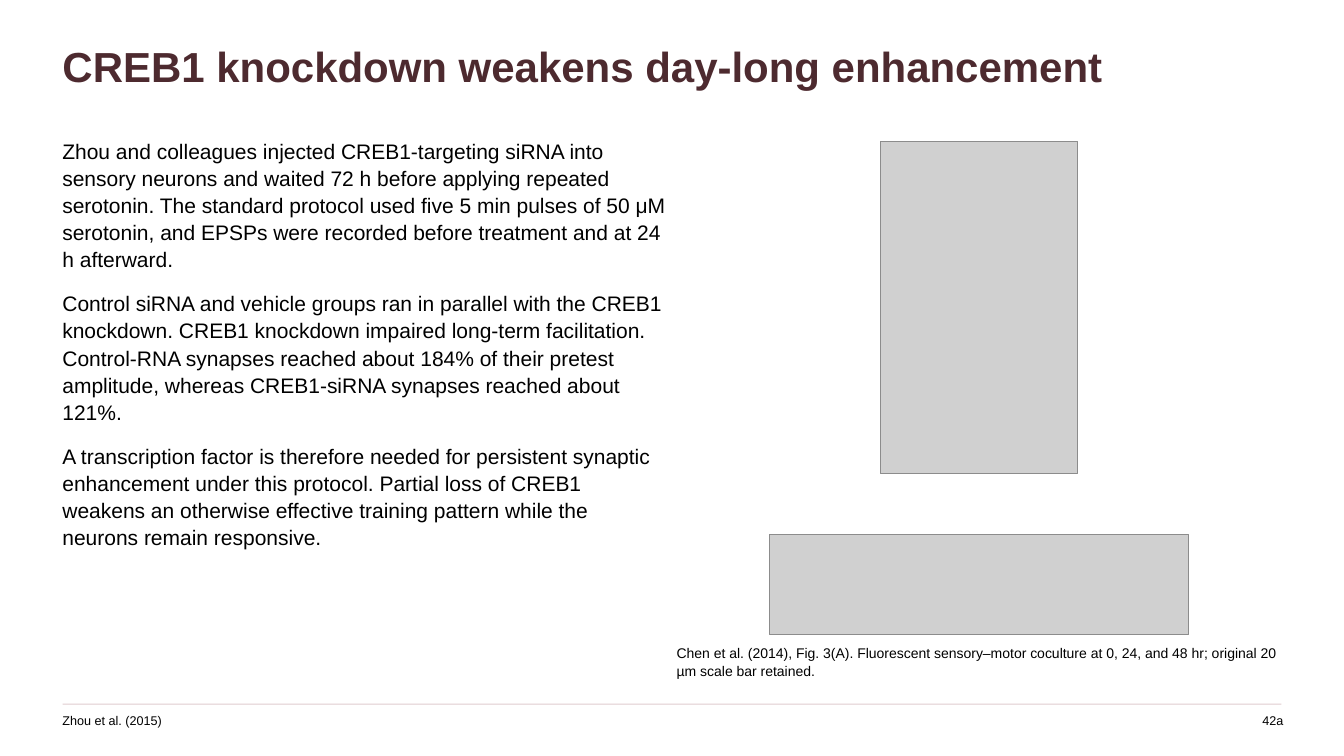
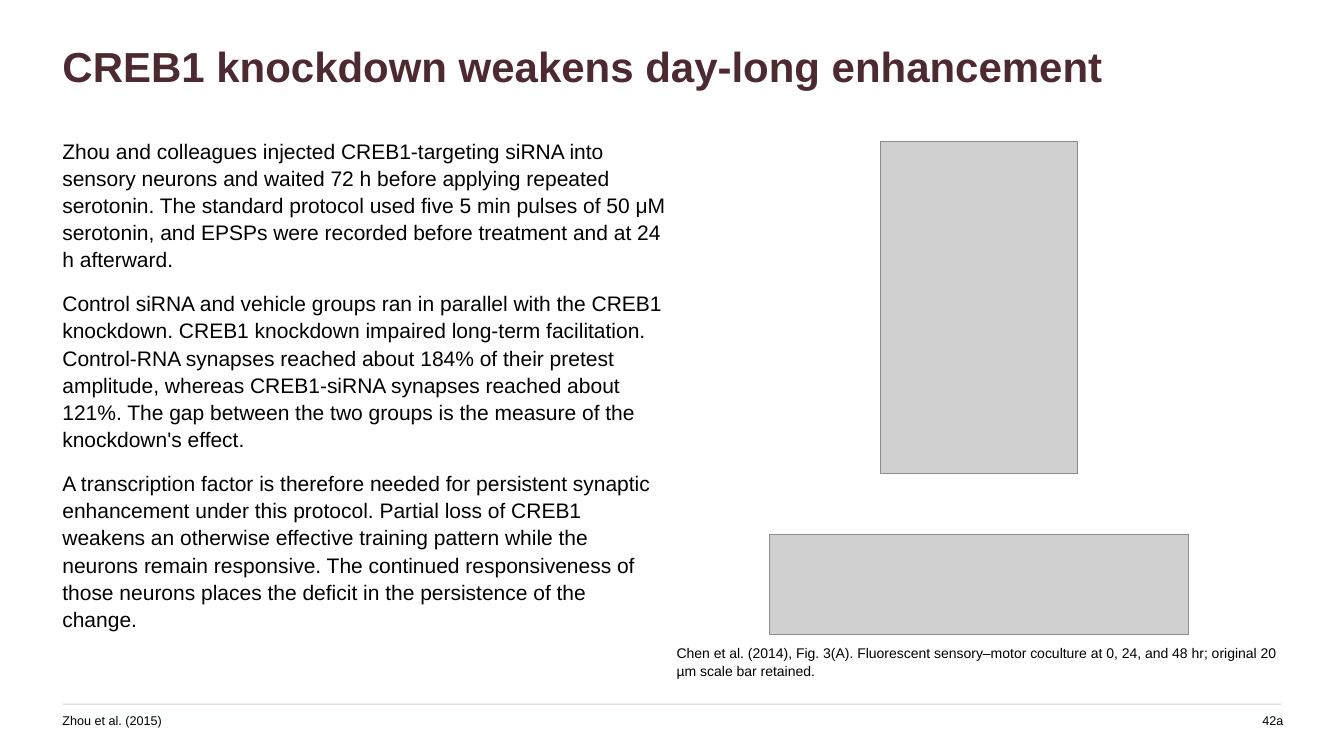
Before and after one commit to jordanxxlopez/NEUROETHOLOGY, a slide deck: slide 56 of scaffolded/Neuroethology_Lecture36_FA2026_SCAFFOLDED.pptx. Drawn at 1344x756 pixels with LibreOffice and Linux fonts; fonts in the diff are those of the drawing; grey boxes stand for pictures. Boxes give left, top, right and bottom in pixels: in the first picture for what was removed or moved away, otherwise in the second. Text is boxed around its words. In the diff, an @@ line names an element or a change of style, - is before the commit and + after.

```diff
--- a/scaffolded/Neuroethology_Lecture36_FA2026_SCAFFOLDED.pptx
+++ b/scaffolded/Neuroethology_Lecture36_FA2026_SCAFFOLDED.pptx
@@ text at [62,295,662,632]: text changed @@
-Control siRNA and vehicle groups ran in parallel with the CREB1 knockdown. CREB1 knockdown impaired long-term facilitation. Control-RNA synapses reached about 184% of their pretest amplitude, whereas CREB1-siRNA synapses reached about 121%.
-A transcription factor is therefore needed for persistent synaptic enhancement under this protocol. Partial loss of CREB1 weakens an otherwise effective training pattern while the neurons remain responsive.
+Control siRNA and vehicle groups ran in parallel with the CREB1 knockdown. CREB1 knockdown impaired long-term facilitation. Control-RNA synapses reached about 184% of their pretest amplitude, whereas CREB1-siRNA synapses reached about 121%. The gap between the two groups is the measure of the knockdown's effect.
+A transcription factor is therefore needed for persistent synaptic enhancement under this protocol. Partial loss of CREB1 weakens an otherwise effective training pattern while the neurons remain responsive. The continued responsiveness of those neurons places the deficit in the persistence of the change.
```
Also in this commit, not shown: 41 other slides changed, 3 other files.
